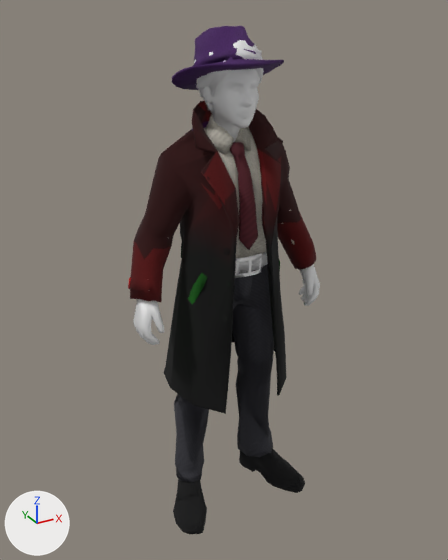
An edit to the glTF model ASSETS/MODELS/official/AGENT_FEMALE_LIGHT.glb, drawn before and after from the same camera.
One viewpoint serves both versions: a 50 mm camera at (-0.56, -0.979, 1.022) aimed at (-0.005, 0.03, 0.518). Lighting does not change. The marker at lower left points along +X, +Y and +Z. The older version comes first.

Script lines for the objects in view, before the commit:
```python
ob_body_hair = bpy.data.objects.new('Body_Hair', me_body_hair)
ob_body_hair.location = (0.0, 0.0, 0.0)
ob_body_hair_hat = bpy.data.objects.new('Body_Hair_Hat', me_body_hair_001)
ob_body_hair_hat.location = (0.0, 0.0, 0.0)
ob_body_hands = bpy.data.objects.new('Body_Hands', me_body_hands)
ob_body_hands.location = (0.0, 0.0, 0.0)
ob_body_head = bpy.data.objects.new('Body_Head', me_body_head_fused)
ob_body_head.location = (0.0, 0.0, 0.0)
ob_outfit_belt = bpy.data.objects.new('Outfit_Belt', me_outfit_belt)
ob_outfit_belt.location = (0.0, 0.0, 0.0)
ob_outfit_buckle = bpy.data.objects.new('Outfit_Buckle', me_outfit_buckle)
ob_outfit_buckle.location = (0.0, 0.0, 0.0)
ob_outfit_coat = bpy.data.objects.new('Outfit_Coat', me_outfit_coat)
ob_outfit_coat.location = (0.0, 0.0, 0.0)
ob_outfit_trousers_coated = bpy.data.objects.new('Outfit_Trousers_Coated', me_outfit_trousers_coated)
ob_outfit_trousers_coated.location = (0.0, 0.0, 0.0)
# also in view: 'Outfit_Trousers' at (0.0, 0.021, 0.319); 'Outfit_Shirt_Coated' at (-0.001, 0.016, 0.713); 'Outfit_Shoes' at (0.0, -0.003, 0.033); 'Outfit_Shirt' at (-0.001, 0.018, 0.683); 'Outfit_Hat' at (0.0, 0.017, 0.936)
```
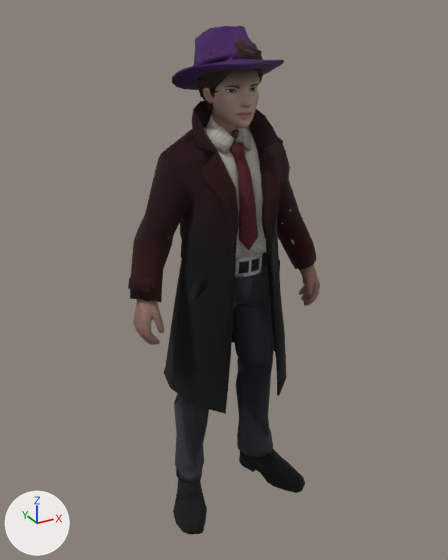
What differs and where, as boxes [x1, y1, x2, y2] in the pictures (448 x 560 px):
'Outfit_Coat', recoloured
    both: [128, 101, 317, 307]
'Body_Head', recoloured (white to brown)
    both: [203, 69, 260, 142]
'Body_Hands', recoloured
    both: [133, 264, 320, 345]
'Body_Hair', recoloured
    both: [194, 40, 264, 110]
'Outfit_Buckle', recoloured (white to grey)
    both: [235, 253, 262, 278]
'Body_Hair_Hat', recoloured
    both: [196, 68, 263, 113]
'Outfit_Belt', recoloured (darker)
    both: [239, 252, 268, 273]

Edits to the bpy script that builds the scene:
```text
Add mat_coat_tex_001:
    mat_coat_tex_001 = bpy.data.materials.new('coat_tex.001')
    # uses the picture img_female_coat_light_ref
Change me_body_hair:
    where me_body_hair.from_pydata(...)  # 302 vertices, 600 faces; spans x -0.0585..0.0576, y -0.0445..0.0874, z 0.8443..0.9809
    add me_body_hair.materials.append(mat_body_hair_tex)  # picture img_female_body_hair
Change me_body_hair_001:
    where me_body_hair_001.from_pydata(...)  # 230 vertices, 400 faces; spans x -0.0572..0.0564, y -0.0395..0.0818, z 0.8443..0.9304
    add me_body_hair_001.materials.append(mat_body_hair_tex_001)  # picture img_female_body_hair
Change me_body_hands:
    where me_body_hands.from_pydata(...)  # 228 vertices, 450 faces; spans x -0.209..0.209, y -0.033..0.032, z 0.433..0.534
    add me_body_hands.materials.append(mat_body_hands_tex)  # picture img_female_body_hands
Change me_body_head_fused:
    where me_body_head_fused.from_pydata(...)  # 377 vertices, 750 faces; spans x -0.049..0.048, y -0.057..0.059, z 0.797..0.96
    add me_body_head_fused.materials.append(mat_body_head_tex_001)  # picture img_female_head_light
Change me_outfit_belt:
    where me_outfit_belt.from_pydata(...)  # 125 vertices, 250 faces; spans x -0.093..0.092, y -0.063..0.083, z 0.569..0.604
    add me_outfit_belt.materials.append(mat_outfit_belt_tex)  # picture img_female_outfit_belt
Change me_outfit_buckle:
    where me_outfit_buckle.from_pydata(...)  # 52 vertices, 100 faces; spans x -0.029..0.0279, y -0.0644..-0.0538, z 0.5608..0.5997
    add me_outfit_buckle.materials.append(mat_outfit_buckle_tex)  # picture img_female_outfit_buckle
Change me_outfit_coat:
    where me_outfit_coat.from_pydata(...)  # 568 vertices, 1014 faces; spans x -0.209..0.209, y -0.084..0.126, z 0.284..0.867
    remove me_outfit_coat.materials.append(mat_coat_tex)
    add me_outfit_coat.materials.append(mat_coat_tex_001)
```
